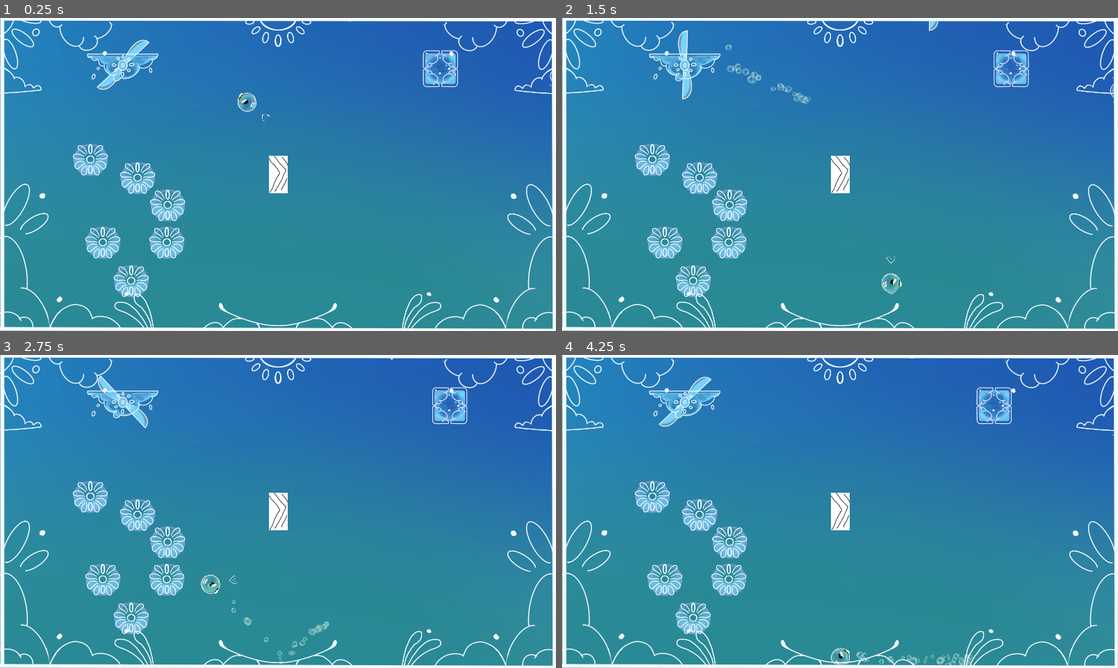
Above: before the commit, frames 1-4 (two rows, left to right).
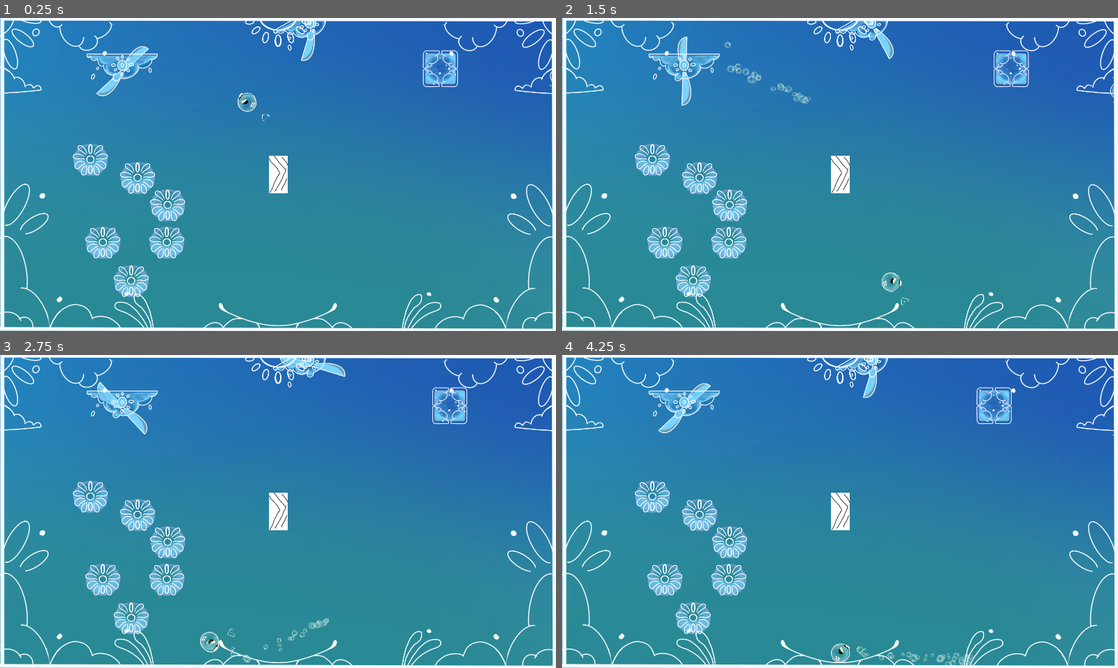
Above: after the commit, the same moments.

Repository: davifarhi/GGJ25-CrashSim-Untitled
Game: Godot game, scene res://scenes/TestPhysique.tscn
Two runs of this game, one before a commit and one after it. Both use one fixed random seed, a clock stepped at 60 frames per second and the inputs below. This scene is started directly instead of the project's main scene.
Inputs (mouse positions are in pixels of both pictures, inside the frame that each line leads up to):
- Up to frame 1 (0.25 s): no input
- Up to frame 2 (1.5 s): move the mouse to (962, 158) at 0.52 s; click (962, 158) at 0.6 s; move the mouse to (728, 190) at 1.27 s; tap Delete at 1.35 s
- Up to frame 3 (2.75 s): move the mouse to (333, 442) at 2.02 s; click (333, 442) at 2.1 s
- Up to frame 4 (4.25 s): move the mouse to (812, 574) at 2.77 s; tap Delete at 2.85 s; move the mouse to (1006, 558) at 3.52 s; click (1006, 558) at 3.6 s

The runs differ from the first frame. In frame 1, 0.9% of the frame differs, in the area x 15-64%, y 0-26%; in frame 2, 1.0%; in frame 3, 1.7%, in the area x 15-71%, y 0-99%; in frame 4, 1.4%.

Commit message:
Change windTurbine

Diff:
--- a/ggj-crashsim-untilted/scenes/TestPhysique.tscn
+++ b/ggj-crashsim-untilted/scenes/TestPhysique.tscn
@@ -1,7 +1,6 @@
-[gd_scene load_steps=11 format=3 uid="uid://cc2eu2n0fag1s"]
+[gd_scene load_steps=12 format=3 uid="uid://cc2eu2n0fag1s"]
 
 [ext_resource type="PackedScene" uid="uid://b6j1f4wg7fctp" path="res://scenes/Boubou.tscn" id="1_tasia"]
-[ext_resource type="Texture2D" uid="uid://c5onrtjhnjcfu" path="res://assets/WindCollision.png" id="2_3b3qt"]
 [ext_resource type="PackedScene" uid="uid://wakg8ukvu4bk" path="res://scenes/obstacles/round_bumper.tscn" id="2_pe7dj"]
 [ext_resource type="PackedScene" uid="uid://dr8qcb8xad7lc" path="res://scenes/obstacles/wind_turbine.tscn" id="4_mii5k"]
 [ext_resource type="PackedScene" uid="uid://d0pchhp267oy1" path="res://scenes/obstacles/turning_cross.tscn" id="5_rueeh"]
@@ -9,6 +8,12 @@
 [ext_resource type="PackedScene" uid="uid://cj4gw1uwfjl7x" path="res://scenes/obstacles/moving_wall_2x_2.tscn" id="8_mhv05"]
 [ext_resource type="Script" path="res://scenes/obstacles/booster.gd" id="9_rkmhl"]
 [ext_resource type="Texture2D" uid="uid://l1jin7xkx4ru" path="res://assets/booster.png" id="10_fr4ql"]
+
+[sub_resource type="RectangleShape2D" id="RectangleShape2D_718xj"]
+size = Vector2(240, 488)
+
+[sub_resource type="RectangleShape2D" id="RectangleShape2D_vgjqr"]
+size = Vector2(258.918, 1343.95)
 
 [sub_resource type="RectangleShape2D" id="RectangleShape2D_8sq1p"]
 size = Vector2(64, 128)
@@ -36,24 +41,21 @@
 [node name="RoundBumper6" parent="Obstacle" instance=ExtResource("2_pe7dj")]
 position = Vector2(482, 930)
 
-[node name="WindTurbine" parent="Obstacle" node_paths=PackedStringArray("windbox_shape") instance=ExtResource("4_mii5k")]
+[node name="WindTurbine" parent="Obstacle" instance=ExtResource("4_mii5k")]
 position = Vector2(452, 207)
-windbox_shape = NodePath("WindTurbineShape")
 
-[node name="WindTurbineShape" type="Sprite2D" parent="Obstacle/WindTurbine"]
-visible = false
-position = Vector2(2, 63)
-texture = ExtResource("2_3b3qt")
+[node name="CollisionShape2D" type="CollisionShape2D" parent="Obstacle/WindTurbine"]
+position = Vector2(0, 211)
+shape = SubResource("RectangleShape2D_718xj")
 
-[node name="WindTurbine2" parent="Obstacle" node_paths=PackedStringArray("windbox_shape") instance=ExtResource("4_mii5k")]
-position = Vector2(1304, -29)
+[node name="WindTurbine2" parent="Obstacle" instance=ExtResource("4_mii5k")]
+position = Vector2(1109, 58)
+rotation = -0.523599
 acceleration_amount = 2.0
-windbox_shape = NodePath("WindTurbineShape2")
 
-[node name="WindTurbineShape2" type="Sprite2D" parent="Obstacle/WindTurbine2"]
-position = Vector2(6, 600)
-scale = Vector2(1.84, 8.50963)
-texture = ExtResource("2_3b3qt")
+[node name="CollisionShape2D" type="CollisionShape2D" parent="Obstacle/WindTurbine2"]
+position = Vector2(-0.728449, 609.261)
+shape = SubResource("RectangleShape2D_vgjqr")
 
 [node name="TurningCross" parent="Obstacle" instance=ExtResource("5_rueeh")]
 position = Vector2(2110, 262)
--- a/ggj-crashsim-untilted/scenes/obstacles/wind_turbine.gd
+++ b/ggj-crashsim-untilted/scenes/obstacles/wind_turbine.gd
@@ -1,26 +1,44 @@
-extends Node2D
+extends Area2D
 
 @export var acceleration_amount: float = 1.0
 @export var pull: bool = false
-@export var windbox_shape: Sprite2D = null
+var shape:CollisionShape2D = null;
+var player:Boubou = null
+var currentEnvSound: AudioStreamPlayer = null
+@onready var contact_sfx_collection = SoundCollection.new($ContactSFX)
+@onready var contact_vo_collection = SoundCollection.new($ContactVO)
+@onready var animPlayer: AnimationPlayer = $StaticPart/AnimationPlayer
 
 # Called when the node enters the scene tree for the first time.
 func _ready() -> void:
-	$WindBox.acceleration_amount = acceleration_amount
-	$WindBox.pull = pull
+	animPlayer.play("ventilateur_animation")
+	for child in get_children():
+		if child is CollisionShape2D:
+			shape = child as CollisionShape2D
 
-	windbox_shape.hide()
-	var size = windbox_shape.global_scale
-	var particleMat = ($WindBox/WindBoxShape/Particles.process_material.duplicate() as ParticleProcessMaterial)
-	$WindBox/WindBoxShape/Particles.process_material = particleMat
-	particleMat.gravity = Vector3(0, 98, 0).rotated(Vector3(0,0,1), global_rotation)
-	$WindBox/WindBoxShape/Particles.amount *= size.x*size.y
-	$WindBox/WindBoxShape.global_transform = windbox_shape.global_transform
+	var ratio:float = shape.shape.get_rect().size.y / 256
+	$particlesOffset.scale.y = ratio
 
 func _process(_delta: float) -> void:
-	var topLeftCorner = windbox_shape.global_position
-	var size = windbox_shape.global_scale
-	var particleMat = $WindBox/WindBoxShape/Particles.process_material as ParticleProcessMaterial
-	particleMat.emission_box_extents = Vector3(size.x*32, size.y*8, 0)
+	pass
 
-	pass
+func _physics_process(_delta: float) -> void:
+	if player:
+		var direction_factor: float = -1 if pull else 1;
+		var direction = Vector2(0, 1).rotated(global_rotation)
+		player.apply_central_force(direction_factor * acceleration_amount * direction * 1000)
+
+func _on_body_entered(body: Node2D) -> void:
+	if body is Boubou:
+		player = body as Boubou
+		if currentEnvSound == null or !currentEnvSound.playing:
+			currentEnvSound = contact_sfx_collection.select_random()
+			currentEnvSound.play()
+		contact_vo_collection.play_random()
+
+
+func _on_body_exited(body: Node2D) -> void:
+	if body is Boubou:
+		player = null
+		if currentEnvSound != null:
+			currentEnvSound.stop()
--- a/ggj-crashsim-untilted/scenes/obstacles/wind_turbine.tscn
+++ b/ggj-crashsim-untilted/scenes/obstacles/wind_turbine.tscn
@@ -1,31 +1,18 @@
-[gd_scene load_steps=18 format=3 uid="uid://dr8qcb8xad7lc"]
+[gd_scene load_steps=16 format=3 uid="uid://dr8qcb8xad7lc"]
 
-[ext_resource type="Script" path="res://scenes/wind_box.gd" id="1_7hnom"]
 [ext_resource type="Script" path="res://scenes/obstacles/wind_turbine.gd" id="1_dcvhy"]
-[ext_resource type="Script" path="res://classes/sound_collection.gd" id="3_5jkhk"]
 [ext_resource type="Texture2D" uid="uid://br70pgc83pbgn" path="res://assets/Asset2D/pal.png" id="3_c36w8"]
 [ext_resource type="Texture2D" uid="uid://dhw441y1378qh" path="res://assets/Asset2D/Ventilateur_base.png" id="3_i7uf1"]
 [ext_resource type="AudioStream" uid="uid://tswsu28d8s8t" path="res://assets/sound/env_wind_01.wav" id="4_6ghe2"]
+[ext_resource type="Texture2D" uid="uid://cjrf23uc4nop" path="res://assets/particleWind.png" id="4_n5gnm"]
 [ext_resource type="AudioStream" uid="uid://dxy5san8apj28" path="res://assets/sound/env_wind_02.wav" id="5_ds80a"]
 [ext_resource type="AudioStream" uid="uid://bsymfus0jm2yi" path="res://assets/sound/env_wind_03.wav" id="6_15ucp"]
 [ext_resource type="AudioStream" uid="uid://cykg1p3nictsy" path="res://assets/sound/env_wind_vo_01.wav" id="7_1hllk"]
 [ext_resource type="AudioStream" uid="uid://cy3xydn0mbk0t" path="res://assets/sound/env_wind_vo_02.wav" id="8_4o0qu"]
 [ext_resource type="AudioStream" uid="uid://b68jsmih5fof3" path="res://assets/sound/env_wind_vo_03.wav" id="9_l5050"]
 
-[sub_resource type="RectangleShape2D" id="RectangleShape2D_iqg1w"]
-size = Vector2(256, 269)
-
-[sub_resource type="ParticleProcessMaterial" id="ParticleProcessMaterial_451e1"]
-particle_flag_disable_z = true
-emission_shape_offset = Vector3(0, -16, 0)
-emission_shape = 3
-emission_box_extents = Vector3(64, 64, 0)
-gravity = Vector3(0, 98, 0)
-scale_min = 2.0
-scale_max = 2.0
-
 [sub_resource type="RectangleShape2D" id="RectangleShape2D_rx405"]
-size = Vector2(128, 49.5)
+size = Vector2(128, 48.75)
 
 [sub_resource type="Animation" id="Animation_ugnw0"]
 tracks/0/type = "value"
@@ -63,67 +50,40 @@
 "ventilateur_animation": SubResource("Animation_kx3fi")
 }
 
-[node name="WindTurbine" type="Node2D"]
-position = Vector2(123, 76)
+[sub_resource type="ParticleProcessMaterial" id="ParticleProcessMaterial_c3xsu"]
+lifetime_randomness = 0.01
+particle_flag_disable_z = true
+emission_shape_offset = Vector3(0, -45, 0)
+emission_shape = 3
+emission_box_extents = Vector3(100, 50, 1)
+direction = Vector3(0, 1, 0)
+spread = 10.0
+flatness = 1.0
+initial_velocity_min = 90.0
+initial_velocity_max = 110.0
+gravity = Vector3(0, 0, 0)
+scale_min = 0.2
+scale_max = 0.2
+
+[node name="WindTurbine" type="Area2D"]
 script = ExtResource("1_dcvhy")
-
-[node name="WindBox" type="Area2D" parent="." node_paths=PackedStringArray("animPlayer")]
-script = ExtResource("1_7hnom")
-animPlayer = NodePath("../StaticPart/AnimationPlayer")
-
-[node name="WindBoxShape" type="CollisionShape2D" parent="WindBox"]
-position = Vector2(3, 171)
-shape = SubResource("RectangleShape2D_iqg1w")
-
-[node name="Particles" type="GPUParticles2D" parent="WindBox/WindBoxShape"]
-amount = 5
-process_material = SubResource("ParticleProcessMaterial_451e1")
-explosiveness = 0.33
-trail_enabled = true
-trail_lifetime = 1.01
-
-[node name="ContactSFX" type="Node" parent="WindBox"]
-script = ExtResource("3_5jkhk")
-
-[node name="Env01" type="AudioStreamPlayer" parent="WindBox/ContactSFX"]
-stream = ExtResource("4_6ghe2")
-
-[node name="Env02" type="AudioStreamPlayer" parent="WindBox/ContactSFX"]
-stream = ExtResource("5_ds80a")
-
-[node name="Env03" type="AudioStreamPlayer" parent="WindBox/ContactSFX"]
-stream = ExtResource("6_15ucp")
-
-[node name="ContactVO" type="Node" parent="WindBox"]
-script = ExtResource("3_5jkhk")
-
-[node name="Env01" type="AudioStreamPlayer" parent="WindBox/ContactVO"]
-stream = ExtResource("7_1hllk")
-
-[node name="Env02" type="AudioStreamPlayer" parent="WindBox/ContactVO"]
-stream = ExtResource("8_4o0qu")
-
-[node name="Env03" type="AudioStreamPlayer" parent="WindBox/ContactVO"]
-stream = ExtResource("9_l5050")
 
 [node name="StaticPart" type="StaticBody2D" parent="."]
 position = Vector2(0, -1)
 
 [node name="Sprite2" type="Sprite2D" parent="StaticPart"]
-position = Vector2(2, -22)
 rotation = 3.14159
 scale = Vector2(0.64, 0.64)
 texture = ExtResource("3_c36w8")
 offset = Vector2(-1.72992, -32.6131)
 
 [node name="Sprite" type="Sprite2D" parent="StaticPart"]
-position = Vector2(2, 0)
 rotation = -3.14159
 scale = Vector2(0.64, 0.64)
 texture = ExtResource("3_i7uf1")
 
 [node name="CollisionShape2D" type="CollisionShape2D" parent="StaticPart"]
-position = Vector2(3, -12.5)
+position = Vector2(0, -14.25)
 scale = Vector2(2, 2)
 shape = SubResource("RectangleShape2D_rx405")
 
@@ -132,5 +92,38 @@
 "": SubResource("AnimationLibrary_fmtpl")
 }
 
-[connection signal="body_entered" from="WindBox" to="WindBox" method="_on_windbox_entered"]
-[connection signal="body_exited" from="WindBox" to="WindBox" method="_on_windbox_exited"]
+[node name="particlesOffset" type="Node2D" parent="."]
+
+[node name="GPUParticles2D" type="GPUParticles2D" parent="particlesOffset"]
+position = Vector2(0, 96)
+scale = Vector2(1.275, 1)
+amount = 50
+process_material = SubResource("ParticleProcessMaterial_c3xsu")
+texture = ExtResource("4_n5gnm")
+trail_enabled = true
+trail_lifetime = 0.2
+
+[node name="ContactSFX" type="Node" parent="."]
+
+[node name="EnvWind01" type="AudioStreamPlayer" parent="ContactSFX"]
+stream = ExtResource("4_6ghe2")
+
+[node name="EnvWind02" type="AudioStreamPlayer" parent="ContactSFX"]
+stream = ExtResource("5_ds80a")
+
+[node name="EnvWind03" type="AudioStreamPlayer" parent="ContactSFX"]
+stream = ExtResource("6_15ucp")
+
+[node name="ContactVO" type="Node" parent="."]
+
+[node name="EnvWindVo01" type="AudioStreamPlayer" parent="ContactVO"]
+stream = ExtResource("7_1hllk")
+
+[node name="EnvWindVo02" type="AudioStreamPlayer" parent="ContactVO"]
+stream = ExtResource("8_4o0qu")
+
+[node name="EnvWindVo03" type="AudioStreamPlayer" parent="ContactVO"]
+stream = ExtResource("9_l5050")
+
+[connection signal="body_entered" from="." to="." method="_on_body_entered"]
+[connection signal="body_exited" from="." to="." method="_on_body_exited"]
Binary file added: ggj-crashsim-untilted/assets/particleWind.png
Not shown, added: ggj-crashsim-untilted/assets/particleWind.png.import
